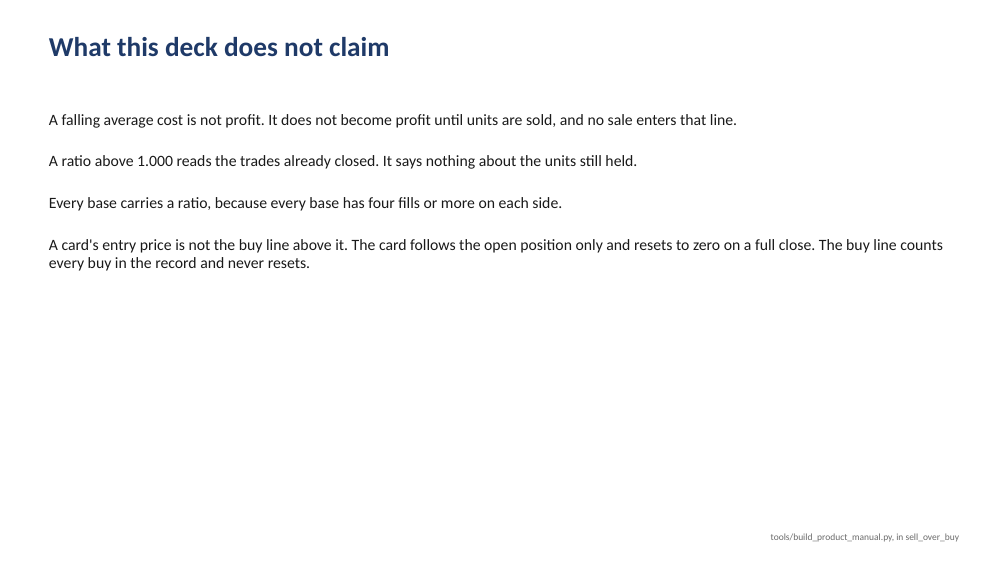
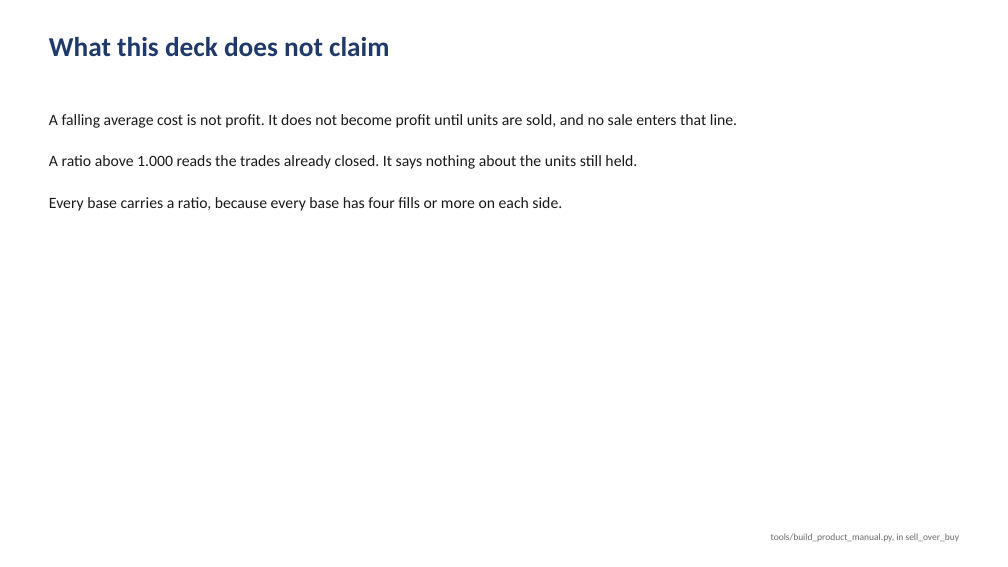
Before and after one commit to Acervator-LLC/ACERVATOR, a slide deck: slide 91 of docs/prototyping-evidence/Prototyping-Trading-Evidence.pptx (slide 131 before the commit). Drawn at 1008x567 pixels with LibreOffice and Linux fonts; fonts in the diff are those of the drawing. Boxes give left, top, right and bottom in pixels: in the first picture for what was removed or moved away, otherwise in the second. Text is boxed around its words. In the diff, an @@ line names an element or a change of style, - is before the commit and + after.

```diff
--- a/docs/prototyping-evidence/Prototyping-Trading-Evidence.pptx
+++ b/docs/prototyping-evidence/Prototyping-Trading-Evidence.pptx
@@ text at [49, 239, 943, 271]: paragraph removed @@
-A card's entry price is not the buy line above it. The card follows the open position only and resets to zero on a full close. The buy line counts every buy in the record and never resets.
```
Also in this commit, not shown: 1 other slide changed, 40 slides removed, 40 other files.
